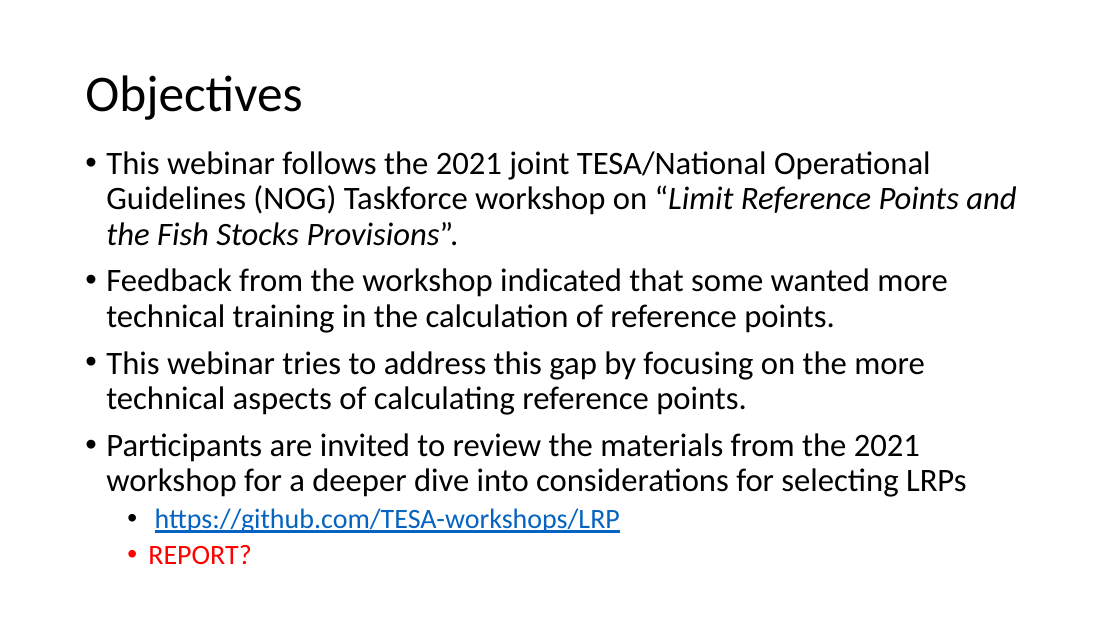
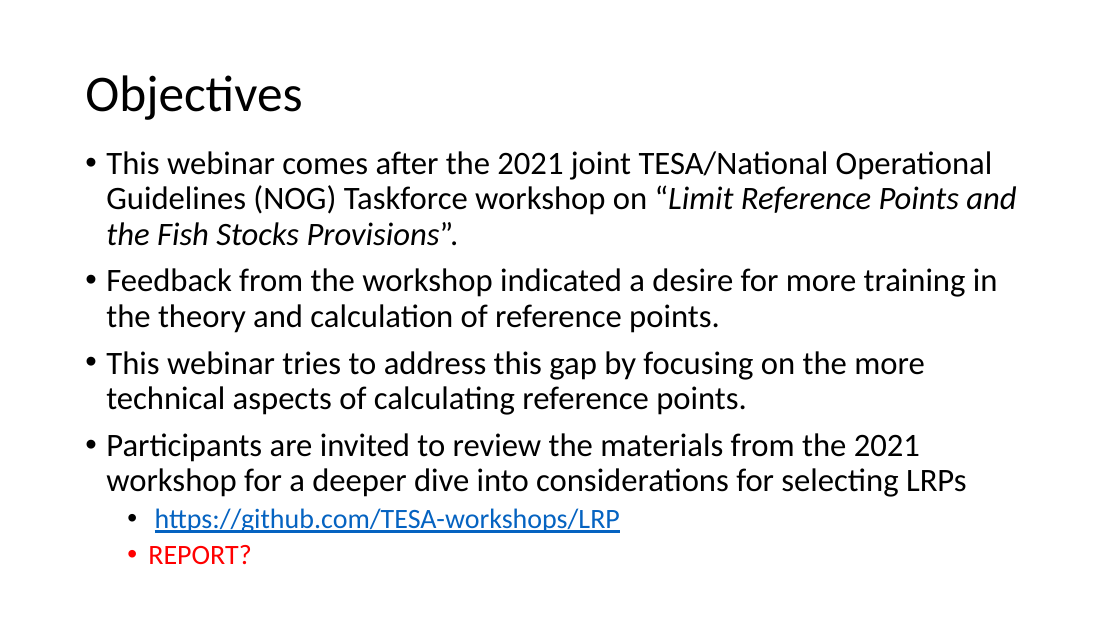
Before and after one commit to TESA-workshops/Ref-Pt-101, a slide deck: slide 2 of RefPt101_draft+rf.pptx. Drawn at 1120x630 pixels with LibreOffice and Linux fonts; fonts in the diff are those of the drawing. Boxes give left, top, right and bottom in pixels: in the first picture for what was removed or moved away, otherwise in the second. Text is boxed around its words. In the diff, an @@ line names an element or a change of style, - is before the commit and + after.

Commit message:
updates to +rf ppt

```diff
--- a/RefPt101_draft+rf.pptx
+++ b/RefPt101_draft+rf.pptx
@@ text at (106, 151, 1016, 333): text changed @@
-• This webinar follows the 2021 joint TESA/National Operational Guidelines (NOG) Taskforce workshop on “Limit Reference Points and the Fish Stocks Provisions”.
-• Feedback from the workshop indicated that some wanted more technical training in the calculation of reference points.
+• This webinar comes after the 2021 joint TESA/National Operational Guidelines (NOG) Taskforce workshop on “Limit Reference Points and the Fish Stocks Provisions”.
+• Feedback from the workshop indicated a desire for more training in the theory and calculation of reference points.
```
Also in this commit, not shown: 15 other slides changed, 12 slides added, 1 slide removed.
